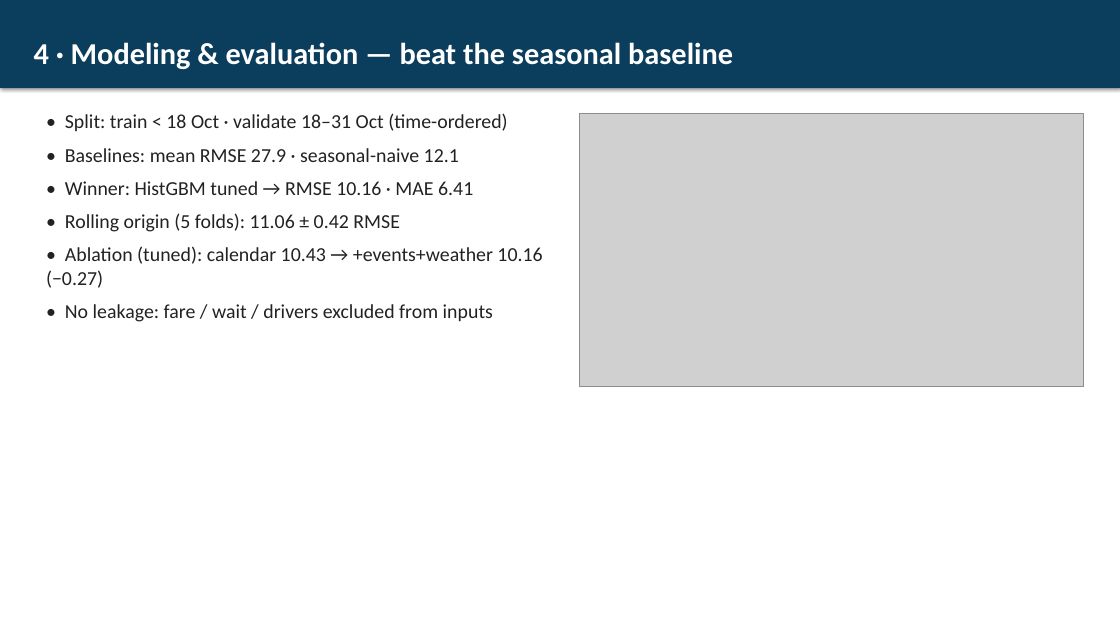
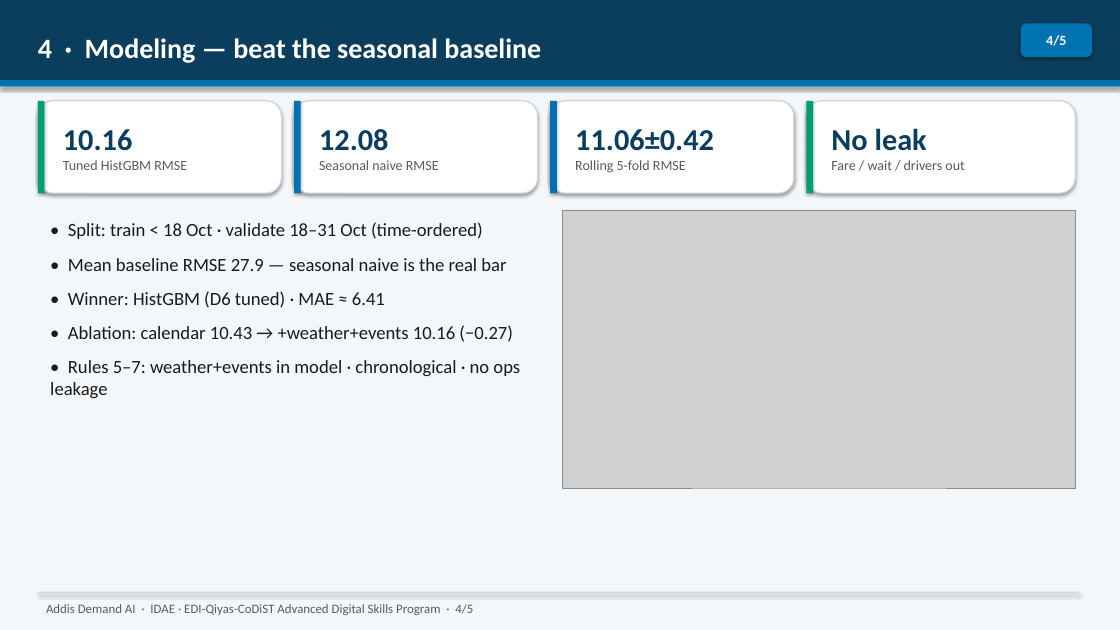
Before and after one commit to kncod/EthioMobility-AI-final, a slide deck: slide 4 of presentation/team_addis_demand_ai_slides.pptx. Drawn at 1120x630 pixels with LibreOffice and Linux fonts; fonts in the diff are those of the drawing; grey boxes stand for pictures. Boxes give left, top, right and bottom in pixels: in the first picture for what was removed or moved away, otherwise in the second. Text is boxed around its words. In the diff, an @@ line names an element or a change of style, - is before the commit and + after.

Commit message:
update slide file

```diff
--- a/presentation/team_addis_demand_ai_slides.pptx
+++ b/presentation/team_addis_demand_ai_slides.pptx
@@ rectangle "4 · Modeling — beat ..." resized from (x1=0, y1=0, x2=1120, y2=88) to (x1=0, y1=0, x2=1120, y2=80) @@
@@ rectangle added at (x1=0, y1=0, x2=1120, y2=630), fill #F4F7FA @@
@@ rounded rectangle added at (x1=1021, y1=24, x2=1092, y2=57), fill #0072B2, 12 pt, text #FFFFFF, bold @@
+4/5
@@ text in rectangle at (x1=38, y1=38, x2=541, y2=63): text changed; size 26 to 24 pt @@
-4 · Modeling & evaluation — beat the seasonal baseline
+4 · Modeling — beat the seasonal baseline
@@ rectangle added at (x1=0, y1=80, x2=1120, y2=87), fill #0072B2 @@
@@ rounded rectangle added at (x1=38, y1=101, x2=281, y2=193), fill #FFFFFF, outline #D0D7DE 1 pt @@
@@ rectangle added at (x1=38, y1=101, x2=45, y2=193), fill #009E73 @@
@@ rounded rectangle added at (x1=294, y1=101, x2=538, y2=193), fill #FFFFFF, outline #D0D7DE 1 pt @@
@@ rectangle added at (x1=294, y1=101, x2=301, y2=193), fill #0072B2 @@
@@ rounded rectangle added at (x1=550, y1=101, x2=794, y2=193), fill #FFFFFF, outline #D0D7DE 1 pt @@
@@ rectangle added at (x1=550, y1=101, x2=557, y2=193), fill #0072B2 @@
@@ picture removed at (x1=580, y1=113, x2=1084, y2=387) @@
@@ rounded rectangle added at (x1=807, y1=101, x2=1075, y2=193), fill #FFFFFF, outline #D0D7DE 1 pt @@
@@ rectangle added at (x1=807, y1=101, x2=813, y2=193), fill #009E73 @@
@@ text added at (x1=63, y1=129, x2=187, y2=170), 12 pt, text #5A5A5A @@
+10.16
+Tuned HistGBM RMSE
@@ text added at (x1=319, y1=129, x2=439, y2=170), 12 pt, text #5A5A5A @@
+12.08
+Seasonal naive RMSE
@@ text added at (x1=575, y1=129, x2=714, y2=173), 12 pt, text #5A5A5A @@
+11.06±0.42
+Rolling 5-fold RMSE
@@ text added at (x1=831, y1=128, x2=964, y2=170), 12 pt, text #5A5A5A @@
+No leak
+Fare / wait / drivers out
@@ text "• Split: train < 18 ..." moved from (x1=46, y1=113, x2=542, y2=322) to (x1=50, y1=222, x2=520, y2=398) @@
@@ text at (x1=68, y1=222, x2=483, y2=239): size 17 to 16 pt, text colour #222222 to #1A1A1A in "• Split: train < 18 Oct · ..."; more space between paragraphs @@
@@ picture added at (x1=563, y1=210, x2=1075, y2=488) @@
@@ text at (x1=50, y1=258, x2=520, y2=398): text changed; size 17 to 16 pt; text colour #222222 to #1A1A1A @@
-• Baselines: mean RMSE 27.9 · seasonal-naive 12.1
-• Winner: HistGBM tuned → RMSE 10.16 · MAE 6.41
-• Rolling origin (5 folds): 11.06 ± 0.42 RMSE
-• Ablation (tuned): calendar 10.43 → +events+weather 10.16 (−0.27)
-• No leakage: fare / wait / drivers excluded from inputs
+• Mean baseline RMSE 27.9 — seasonal naive is the real bar
+• Winner: HistGBM (D6 tuned) · MAE ≈ 6.41
+• Ablation: calendar 10.43 → +weather+events 10.16 (−0.27)
+• Rules 5–7: weather+events in model · chronological · no ops leakage
@@ rectangle added at (x1=38, y1=592, x2=1080, y2=593), fill #D0D7DE @@
@@ text added at (x1=46, y1=604, x2=473, y2=615), 11 pt, text #5A5A5A @@
+Addis Demand AI · IDAE · EDI-Qiyas-CoDiST Advanced Digital Skills Program · 4/5
```
Also in this commit, not shown: 4 other slides changed.
